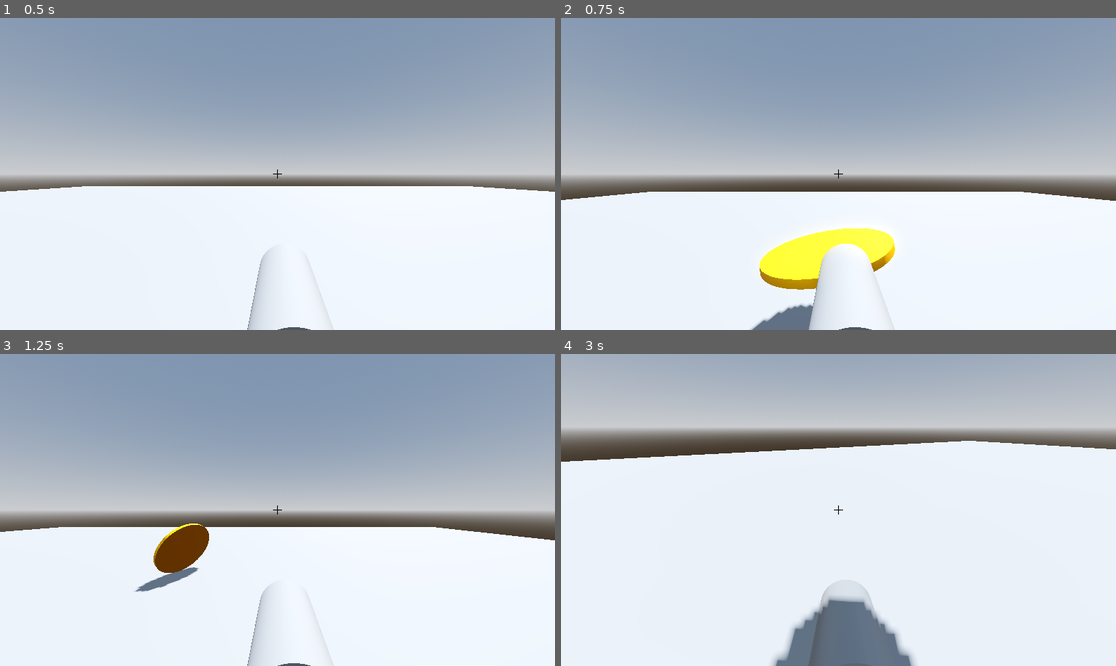
Above: before the commit, frames 1-4 (two rows, left to right).
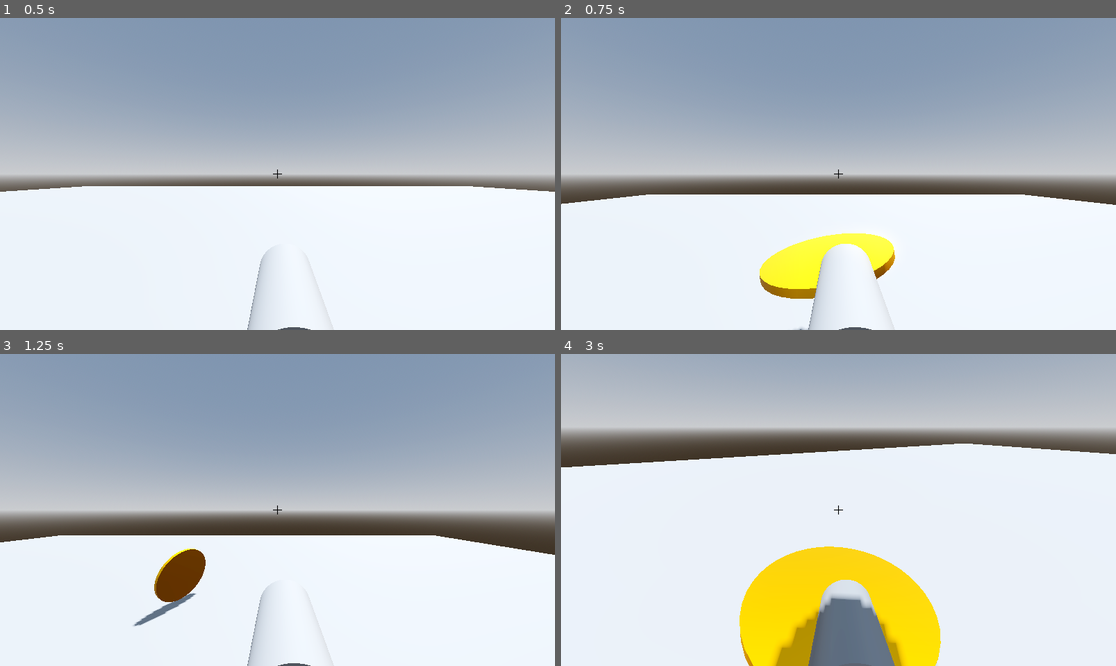
Above: after the commit, the same moments.

Repository: Zawaer/coin-thing
Game: Godot game, scene res://main.tscn
The game is run twice, just before and just after one commit, with the same random seed, the same clock (stepped at 60 frames per second) and the same inputs.
Inputs (mouse positions are in pixels of both pictures, inside the frame that each line leads up to):
- Up to frame 1 (0.5 s): no input
- Up to frame 2 (0.75 s): tap Enter (ui_accept) at 0.5 s; move the mouse to (960, 158) at 0.52 s; hold D (right) from 0.53 s (still down); hold Enter (ui_accept) from 0.53 s (still down); click (960, 158) at 0.67 s
- Up to frame 3 (1.25 s): keep holding D (right); keep holding Enter (ui_accept)
- Up to frame 4 (3 s): move the mouse to (810, 510) at 1.27 s; release D (right) at 1.28 s; release Enter (ui_accept) at 1.28 s; hold W (forward) from 1.28 s (still down); tap Ctrl (sprint) at 1.35, 2.85 s; tap Enter (ui_accept) at 1.52, 1.55, 1.82 s; move the mouse to (849, 503) at 2.02 s; hold Enter (ui_accept) 2.03-2.78 s; move the mouse to (832, 516) at 2.77 s; click (832, 516) at 2.92 s

Frame 1 is identical in both runs. In frame 2, 2.7% of the frame differs, in the area x 0-100%, y 55-100%; in frame 3, 4.6%; in frame 4, 10%, in the area x 0-100%, y 27-100%.

Commit message:
Add coin mesh import configuration
- Created a new import configuration for the coin mesh using the Wavefront OBJ importer.
- Configured parameters for generating tangents, LODs, and shadow meshes.
- Specified source and destination files for the imported mesh.

Diff:
--- a/game/coin.tscn
+++ b/game/coin.tscn
@@ -6,17 +6,19 @@
 top_radius = 1.0
 bottom_radius = 1.0
 height = 0.1
+radial_segments = 40
 
 [sub_resource type="StandardMaterial3D" id="StandardMaterial3D_6qpsl"]
 albedo_color = Color(1.3039066, 0.9075456, 0, 1)
-metallic = 0.8
-roughness = 0.7
+metallic = 1.0
+roughness = 0.5
 
 [sub_resource type="CylinderShape3D" id="CylinderShape3D_6qpsl"]
 height = 0.1
 radius = 1.0
 
 [node name="Coin" type="RigidBody3D"]
+mass = 0.7
 physics_material_override = SubResource("PhysicsMaterial_6qpsl")
 continuous_cd = true
 
--- a/game/player.gd
+++ b/game/player.gd
@@ -2,7 +2,7 @@
 
 const NORMAL_SPEED = 8.0
 const SPRINT_SPEED = 14.0
-const JUMP_VELOCITY = 4.5
+const JUMP_VELOCITY = 6
 @export var coin_scene: PackedScene   # Assign Coin.tscn in the inspector
 @export var shoot_force: float = 10.0
 @export var spin_strength: float = 6.0
@@ -34,8 +34,8 @@
 	if not is_on_floor():
 		velocity += get_gravity() * delta
 
-	# Jump
-	if Input.is_action_just_pressed("ui_accept") and is_on_floor():
+	# Jump: allow holding the jump key so the player will jump again on landing while the key is held
+	if Input.is_action_pressed("ui_accept") and is_on_floor():
 		velocity.y = JUMP_VELOCITY
 
 	# Movement (WASD)
Not shown, added: game/coin.obj
Not shown, added: game/coin.obj.import
